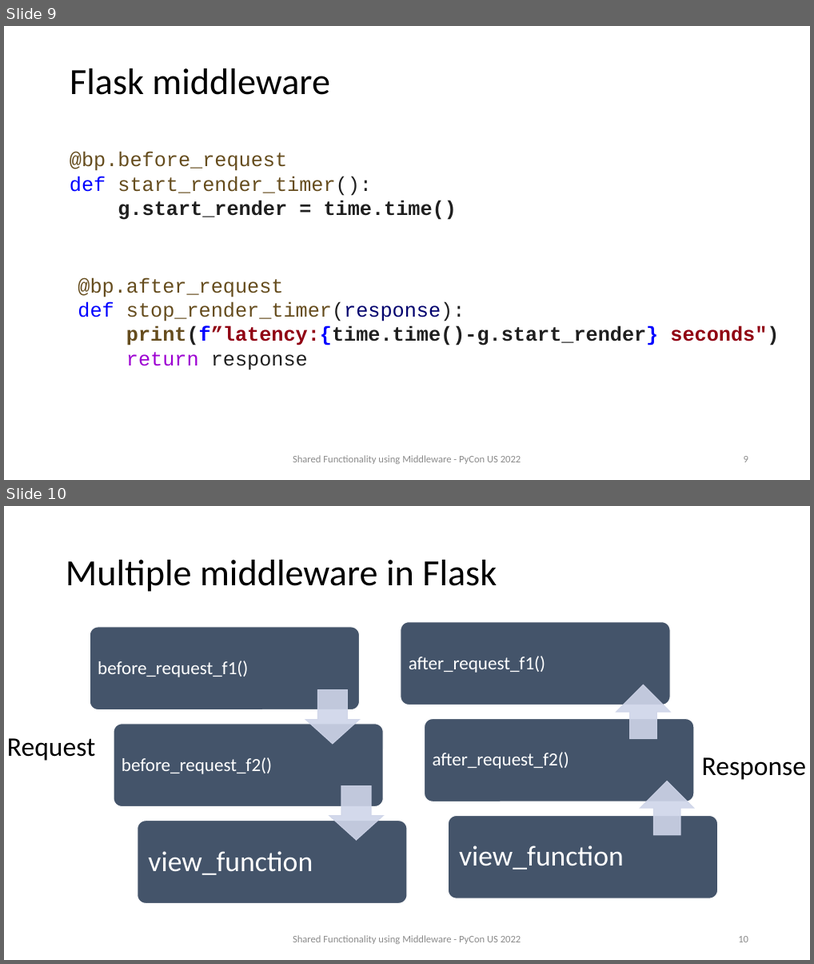
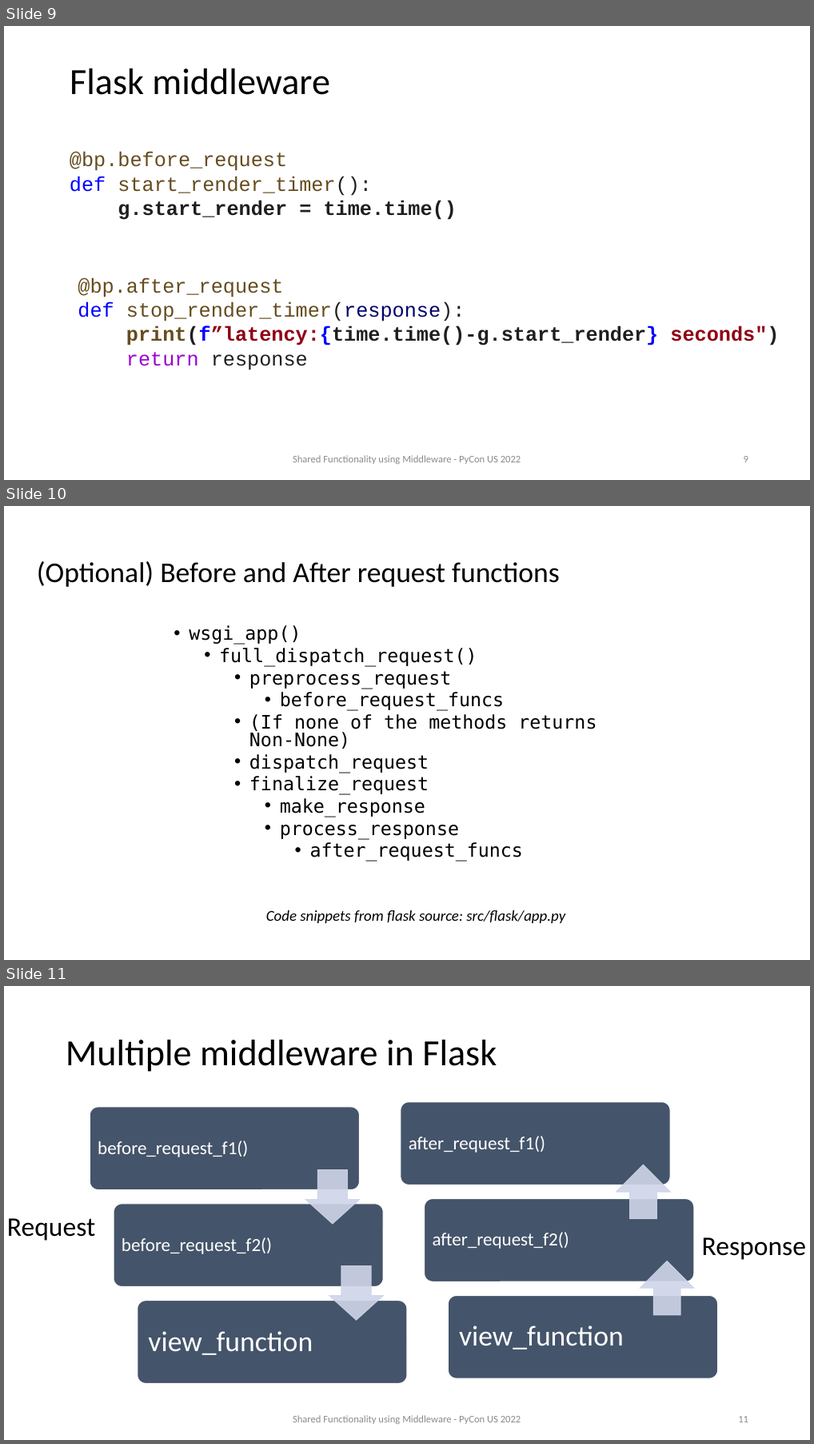
Before and after one commit to prod-python/pycon-us-2022, a slide deck: slides.pptx. Shown one above the other, each under a label of ours: slides 9 and 10 before the commit, slides 9, 10 and 11 after it. The pictures are 814x964 and 814x1444 pixels, drawn with LibreOffice and Linux fonts; fonts in the diff are those of the drawing. Boxes give left, top, right and bottom in pixels: in the first picture for what was removed or moved away, otherwise in the second. Text is boxed around its words. In the diff, an @@ line names an element or a change of style, - is before the commit and + after.

```diff
--- a/slides.pptx
+++ b/slides.pptx
@@ slide 10 added at bbox=[4, 506, 810, 960], background #FFFFFF @@
@@ title added at bbox=[37, 561, 560, 587], 34 pt, text #000000 @@
+(Optional) Before and After request functions
@@ text added at bbox=[189, 625, 597, 861], 22.2 pt, text #000000 @@
+• wsgi_app()
+  • full_dispatch_request()
+    • preprocess_request
+      • before_request_funcs
+    • (If none of the methods returns Non-None)
+    • dispatch_request
+    • finalize_request
+      • make_response
+      • process_response
+        • after_request_funcs
@@ text added at bbox=[266, 910, 566, 923], 18 pt, text #000000, italic @@
+Code snippets from flask source: src/flask/app.py
@@ what was slide 10 is now slide 11 @@
@@ page number at bbox=[738, 1416, 749, 1422]: text changed @@
-10
+11
```
Also in this commit, not shown: 4 slides changed, 3 other slides added, 1 other file.
